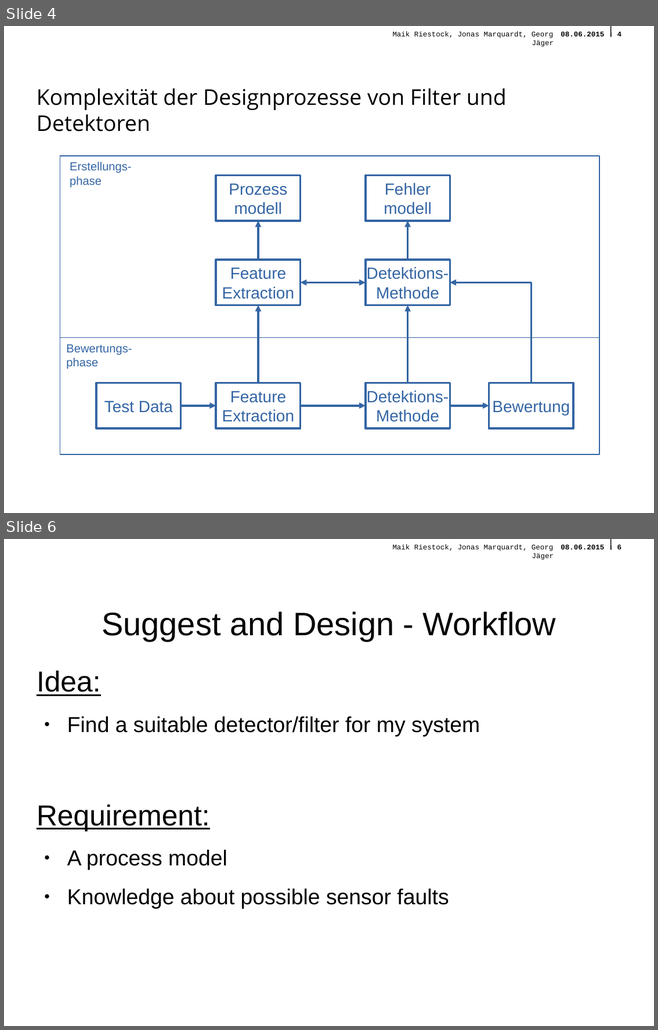
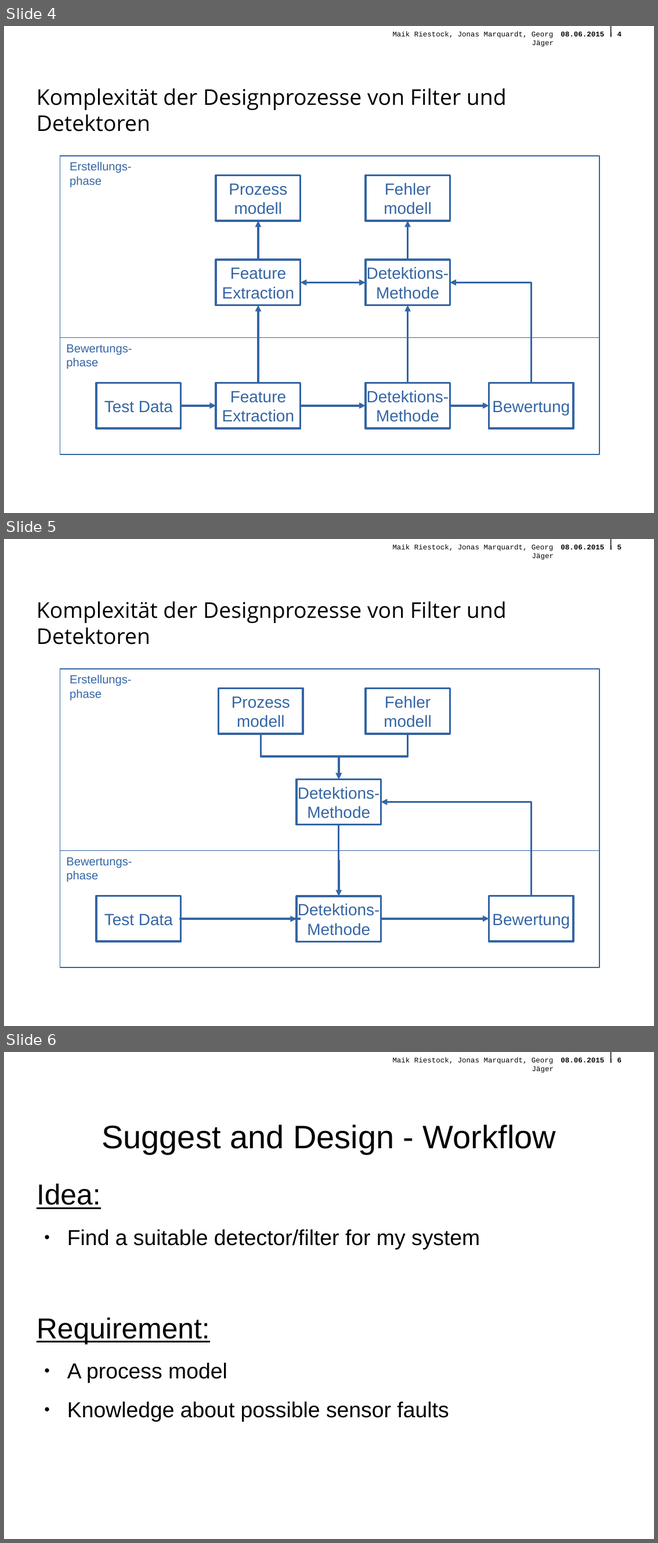
Before and after one commit to querquer/faultframework, a slide deck: Presentation/FinalePraesentationFramework.odp. Shown one above the other, each under a label of ours: slides 4 and 6 before the commit, slides 4, 5 and 6 after it; the slides between them are not shown. The pictures are 658x1030 and 658x1543 pixels, drawn with LibreOffice and Linux fonts; fonts in the diff are those of the drawing; background and template pictures are left out. Boxes give left, top, right and bottom in pixels: in the first picture for what was removed or moved away, otherwise in the second. Text is boxed around its words. In the diff, an @@ line names an element or a change of style, - is before the commit and + after.

```diff
--- a/Presentation/FinalePraesentationFramework.odp
+++ b/Presentation/FinalePraesentationFramework.odp
@@ slide 5 added at <box>4,539,654,1026</box>, background picture (left out); not listed: 4 template elements that a slide beside it also shows @@
@@ text added at <box>36,601,506,645</box>, 24 pt, text #000000 @@
+Komplexität der Designprozesse von Filter und Detektoren
@@ rectangle added at <box>60,669,599,851</box>, outline #3465A4 0.99 pt @@
@@ text added at <box>70,675,131,701</box>, 13 pt, text #3465A4 @@
+Erstellungs-
+phase
@@ rectangle added at <box>219,689,303,734</box>, outline #3465A4 2.3 pt, 18 pt, text #3465A4 @@
+Prozess
+modell
@@ rectangle added at <box>365,689,449,734</box>, outline #3465A4 2.3 pt, 18 pt, text #3465A4 @@
+Fehler
+modell
@@ elbow arrow added from (260, 734) to (339, 779), #3465A4 2.3 pt @@
@@ elbow arrow added from (408, 734) to (339, 779), #3465A4 2.3 pt @@
@@ rectangle added at <box>296,779,381,825</box>, outline #3465A4 2.3 pt, 18 pt, text #3465A4 @@
+Detektions-
+Methode
@@ elbow arrow added from (531, 896) to (381, 802), #3465A4 2.3 pt @@
@@ elbow arrow added from (339, 825) to (339, 896), #3465A4 2.3 pt @@
@@ rectangle added at <box>60,851,599,968</box>, outline #3465A4 0.99 pt @@
@@ text added at <box>66,857,132,882</box>, 13 pt, text #3465A4 @@
+Bewertungs-
+phase
@@ rectangle added at <box>96,896,181,942</box>, outline #3465A4 2.3 pt, 18 pt, text #3465A4 @@
+Test Data
@@ rectangle added at <box>296,896,381,942</box>, outline #3465A4 2.3 pt, 18 pt, text #3465A4 @@
+Detektions-
+Methode
@@ rectangle added at <box>489,896,573,942</box>, outline #3465A4 2.3 pt, 18 pt, text #3465A4 @@
+Bewertung
@@ elbow arrow added from (300, 919) to (296, 919), #3465A4 2.3 pt @@
@@ elbow arrow added from (381, 919) to (489, 919), #3465A4 2.3 pt @@
```
Also in this commit, not shown: 1 slide changed, 1 slide removed, 1 other file.
